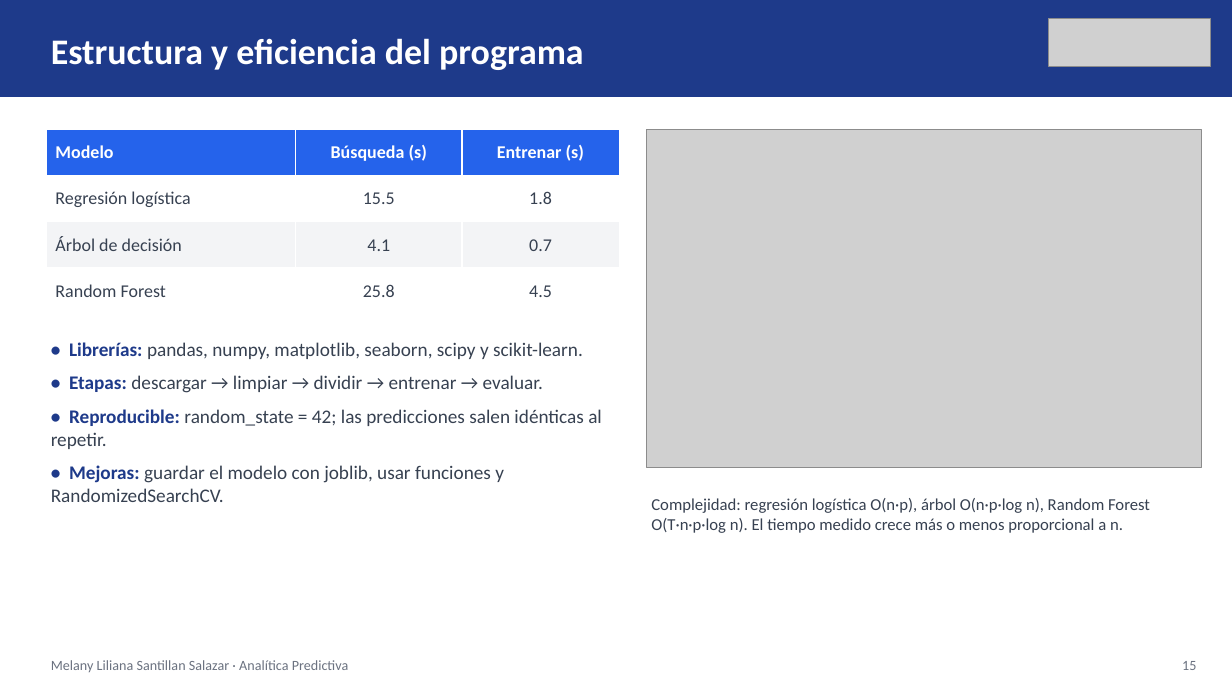
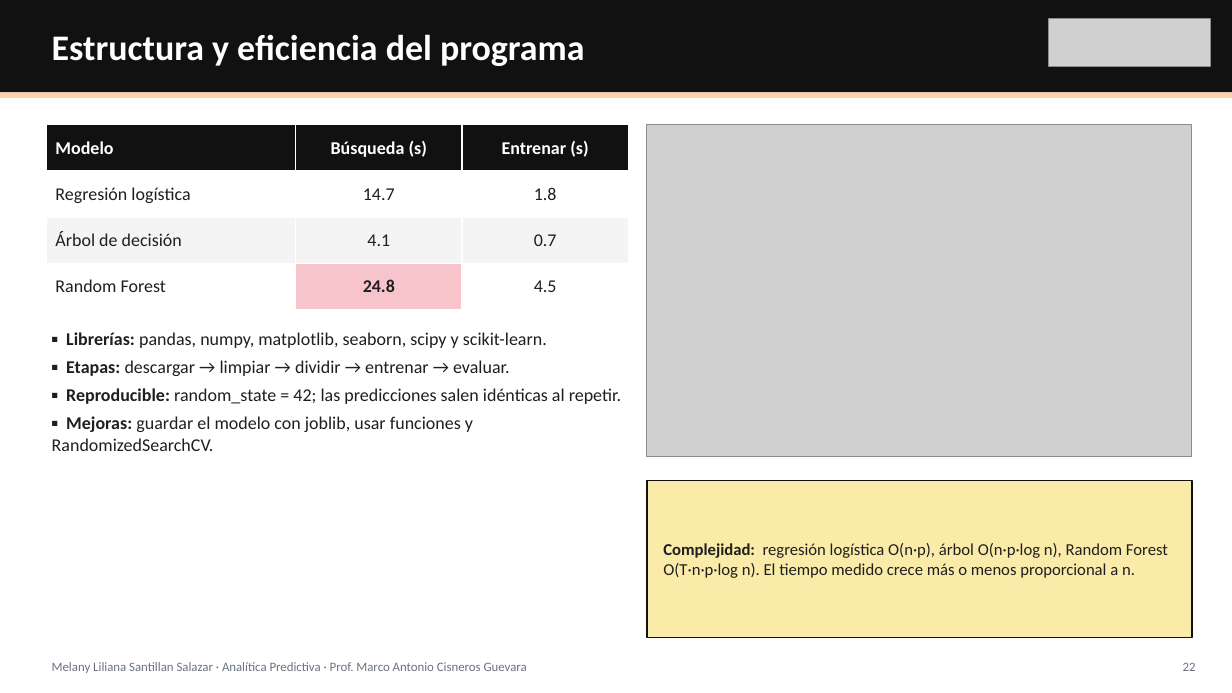
Before and after one commit to ivxnwww/Polymarket-UP-DOWN-5m, a slide deck: slide 22 of proyecto_enoe/Presentacion_Proyecto_ENOE.pptx (slide 15 before the commit). Drawn at 1232x693 pixels with LibreOffice and Linux fonts; fonts in the diff are those of the drawing; grey boxes stand for pictures. Boxes give left, top, right and bottom in pixels: in the first picture for what was removed or moved away, otherwise in the second. Text is boxed around its words. In the diff, an @@ line names an element or a change of style, - is before the commit and + after.

```diff
--- a/proyecto_enoe/Presentacion_Proyecto_ENOE.pptx
+++ b/proyecto_enoe/Presentacion_Proyecto_ENOE.pptx
@@ rectangle: place and size @@
-rectangle at [0, 0, 1232, 97]
+rectangle at [0, 0, 1232, 92]
@@ rectangle at [0, 0, 1232, 92]: fill #1E3A8A to #111111 @@
@@ text "Estructura y eficiencia del programa" at [52, 34, 585, 66]: less space between paragraphs @@
@@ rectangle added at [0, 92, 1232, 98], fill #FBD3A8 @@
@@ table at [46, 125, 628, 310] @@
-row 2, column 2: 15.5
+row 2, column 2: 14.7
-row 4, column 2: 25.8
+row 4, column 2: 24.8
@@ fill #2563EB to #111111 in row 1 @@
@@ fill #F3F4F6 to #F4F4F4 in row 3 @@
@@ fill #FFFFFF to #F8C4CC in row 4, column 2 @@
@@ text colour #374151 to #1F1F1F in "Regresión logística", "1.8", "Árbol de decisión", "4.1" and 3 more places @@
@@ table: place and size @@
-table at [46, 129, 619, 314]
+table at [46, 125, 628, 310]
@@ picture: place and size @@
-picture at [647, 129, 1202, 468]
+picture at [647, 125, 1192, 457]
@@ text at [52, 332, 621, 451]: text changed; size 15 to 14 pt; text colour #374151 to #1F1F1F @@
-• Librerías: pandas, numpy, matplotlib, seaborn, scipy y scikit-learn.
-• Etapas: descargar → limpiar → dividir → entrenar → evaluar.
-• Reproducible: random_state = 42; las predicciones salen idénticas al repetir.
-• Mejoras: guardar el modelo con joblib, usar funciones y RandomizedSearchCV.
+▪ Librerías: pandas, numpy, matplotlib, seaborn, scipy y scikit-learn.
+▪ Etapas: descargar → limpiar → dividir → entrenar → evaluar.
+▪ Reproducible: random_state = 42; las predicciones salen idénticas al repetir.
+▪ Mejoras: guardar el modelo con joblib, usar funciones y RandomizedSearchCV.
@@ rectangle added at [647, 481, 1192, 638], fill #FBEBA8, outline #111111 1.25 pt @@
@@ text "Complejidad: regresión logística O(n·p), árbol ...": place and size @@
-text "Complejidad: regresión logística O(n·p), árbol ..." at [651, 498, 1150, 533]
+text "Complejidad: regresión logística O(n·p), árbol ..." at [663, 543, 1168, 578]
@@ text "Complejidad: regresión logística O(n·p), árbol ..." at [663, 543, 1168, 578]: text colour #374151 to #1F1F1F; bold on in "Complejidad:"; less space between paragraphs; vertical alignment top to middle @@
@@ text at [52, 662, 527, 673]: text changed; size 11 to 10 pt @@
-Melany Liliana Santillan Salazar · Analítica Predictiva
+Melany Liliana Santillan Salazar · Analítica Predictiva · Prof. Marco Antonio Cisneros Guevara
@@ text removed at [1182, 661, 1196, 670] @@
-15
@@ text added at [1183, 662, 1196, 671], 10 pt, text #6B7280 @@
+22
```
Also in this commit, not shown: 13 other slides changed, 10 slides added, 3 slides removed, 23 other files.
